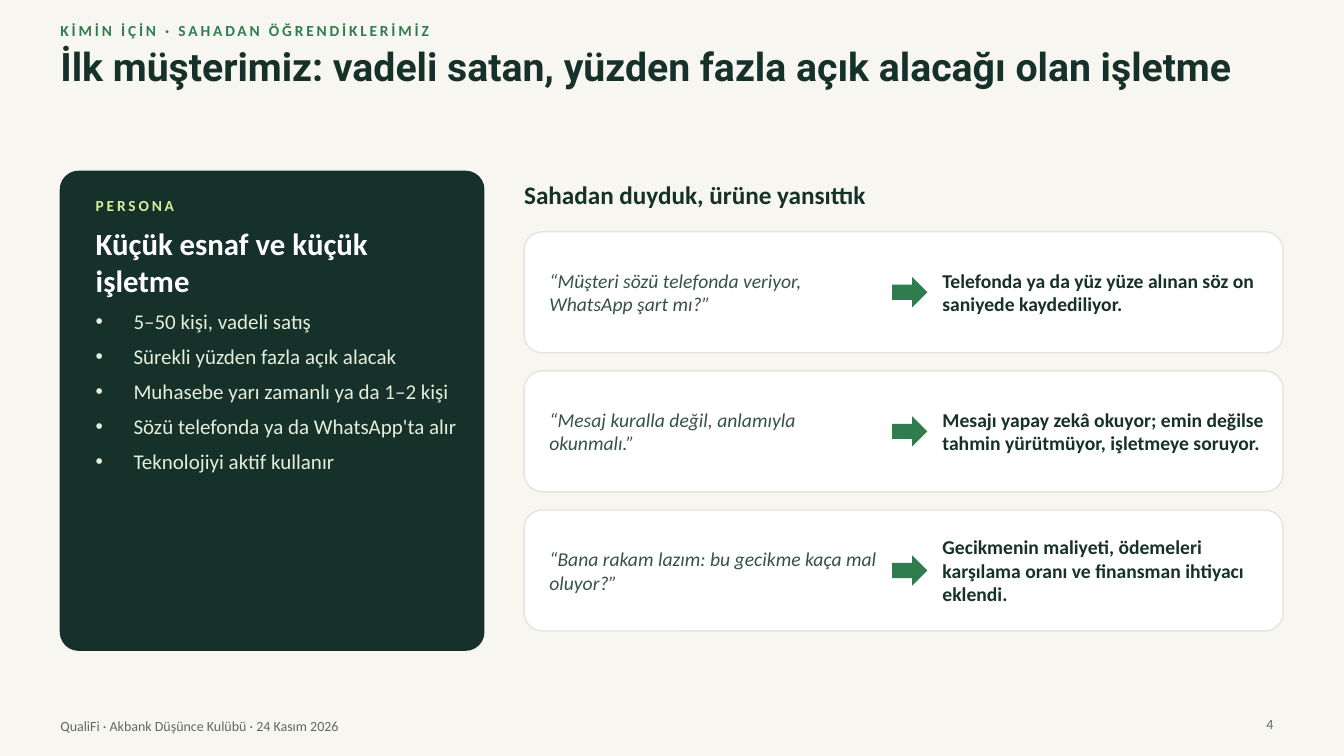
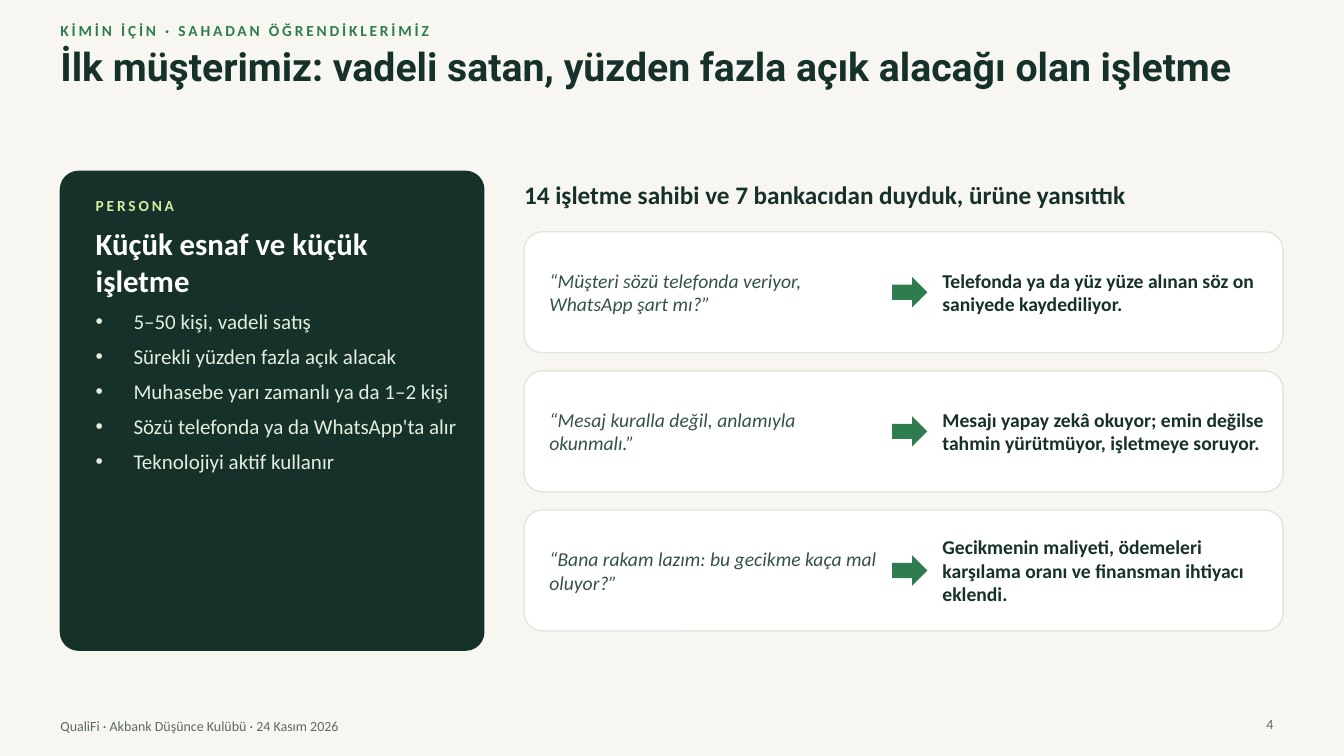
Before and after one commit to Talhaguler1/qualifi-41598058, a slide deck: slide 4 of marketing/presentation-2026-11-24/QualiFi-final-sunum.pptx. Drawn at 1344x756 pixels with LibreOffice and Linux fonts; fonts in the diff are those of the drawing. Boxes give left, top, right and bottom in pixels: in the first picture for what was removed or moved away, otherwise in the second. Text is boxed around its words. In the diff, an @@ line names an element or a change of style, - is before the commit and + after.

```diff
--- a/marketing/presentation-2026-11-24/QualiFi-final-sunum.pptx
+++ b/marketing/presentation-2026-11-24/QualiFi-final-sunum.pptx
@@ text at box(524, 186, 1125, 209): text changed @@
-Sahadan duyduk, ürüne yansıttık
+14 işletme sahibi ve 7 bankacıdan duyduk, ürüne yansıttık
```
Also in this commit, not shown: 3 other slides changed, 2 other files.
